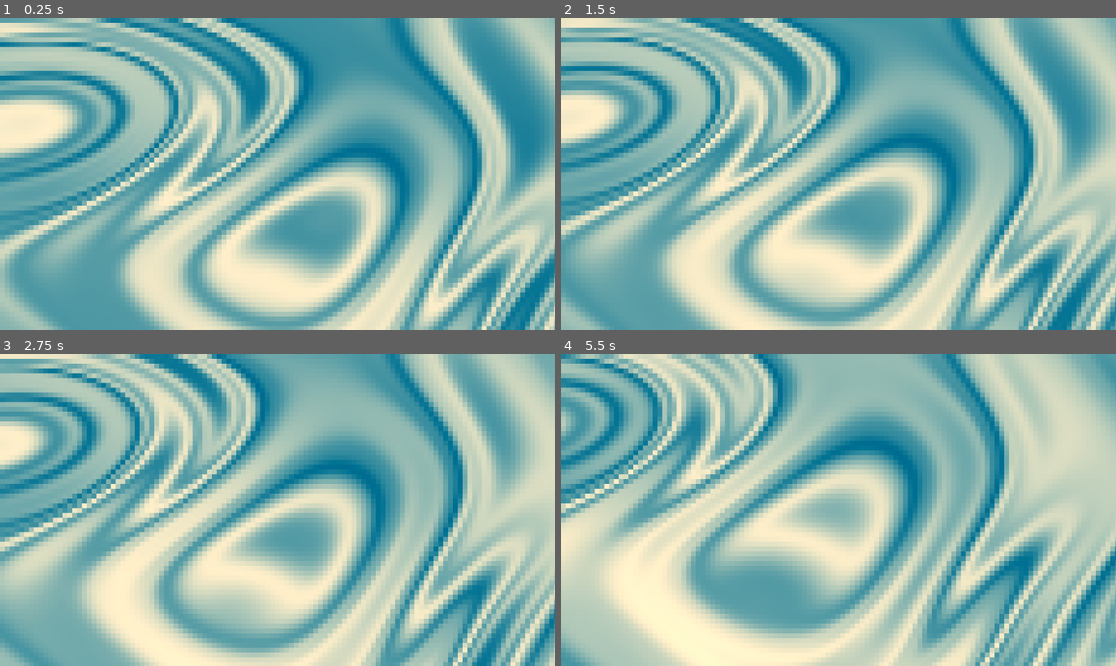
Above: before the commit, frames 1-4 (two rows, left to right).
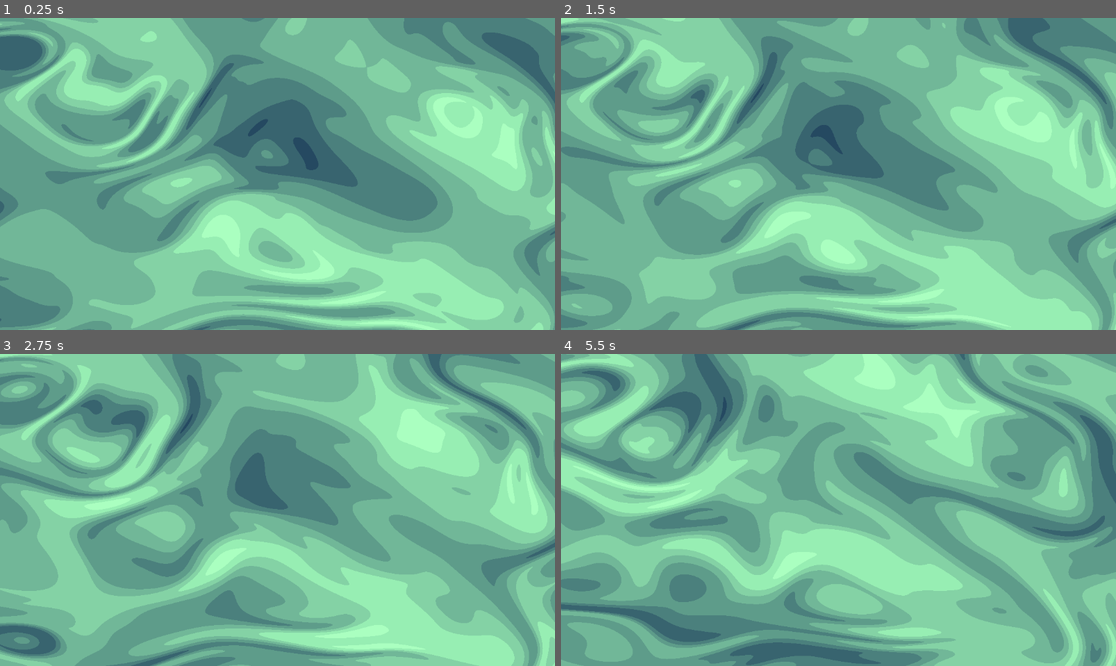
Above: after the commit, the same moments.

Repository: arrowira/godotShaderFractal
Game: Godot game, scene res://main.tscn
Same seed, same stepped clock (60 frames per second), same inputs: the game is played once before the commit and once after it.
Inputs (mouse positions are in pixels of both pictures, inside the frame that each line leads up to):
- Up to frame 1 (0.25 s): no input
- Up to frame 2 (1.5 s): move the mouse to (960, 158) at 0.52 s; move the mouse to (727, 189) at 1.27 s
- Up to frame 3 (2.75 s): move the mouse to (333, 441) at 2.02 s
- Up to frame 4 (5.5 s): move the mouse to (810, 572) at 2.77 s; move the mouse to (1005, 556) at 3.52 s; move the mouse to (672, 463) at 4.27 s; move the mouse to (866, 510) at 5.02 s

The runs differ from the first frame. In frame 1, 93% of the frame differs, in the area x 0-100%, y 0-100%; in frame 2, 92%; in frame 3, 92%; in frame 4, 94%.

Commit message:
sharpness mod

Diff:
--- a/fractal/fractal.gdshader
+++ b/fractal/fractal.gdshader
@@ -2,9 +2,12 @@
 uniform vec4 innerColor: source_color = vec4(0,0,0,1);
 uniform vec4 outerColor: source_color = vec4(0,0,0,1);
 
-const float scale = 5.0;
+uniform float scale = 5.0;
 uniform float timeMod = 3.0;
 uniform float pixelation = 10.0;
+uniform float bold = 10.0;
+uniform float sharp = 10.0;
+
 
 #define iTime (TIME*timeMod)
 
@@ -57,19 +60,19 @@
     float nx1 = mix(n01, n11, fade_xy.x);
     float nxy = mix(nx0, nx1, fade_xy.y);
 
-    return 10.0 * nxy; // Scale to roughly [-1, 1]
+    return bold * nxy; // Scale to roughly [-1, 1]
 }
 
 vec4 shade(float degree){
-	return mix(innerColor,outerColor, degree);
+	return mix(innerColor,outerColor, floor(degree*sharp)/sharp);
 }
 
 float pattern(vec2 uv){
-	return perlinNoise(uv + perlinNoise(uv+perlinNoise(uv+(iTime/5.0)))+iTime);
+	return perlinNoise(uv + perlinNoise(uv+perlinNoise(uv-iTime)) + iTime);
 }
 
 void fragment()
 {
 	vec2 uv = floor(UV/SCREEN_PIXEL_SIZE/pixelation)*pixelation*SCREEN_PIXEL_SIZE;
-	COLOR = shade(pattern(uv));
+	COLOR = shade(pattern(scale*uv + iTime));
 }
--- a/fractal/main.tscn
+++ b/fractal/main.tscn
@@ -1,18 +1,40 @@
-[gd_scene load_steps=4 format=3 uid="uid://fgcw1hu4ghl6"]
+[gd_scene load_steps=5 format=3 uid="uid://fgcw1hu4ghl6"]
 
 [ext_resource type="Shader" uid="uid://ck828wocep53v" path="res://fractal.gdshader" id="1_ig7tw"]
 [ext_resource type="Script" uid="uid://c2my3725p4uu4" path="res://color_rect.gd" id="2_0xm2m"]
 
+[sub_resource type="ShaderMaterial" id="ShaderMaterial_h2yge"]
+shader = ExtResource("1_ig7tw")
+shader_parameter/innerColor = Color(0, 0, 0, 0.3764706)
+shader_parameter/outerColor = Color(0.9137255, 0.9137255, 0.9137255, 0.10980392)
+shader_parameter/scale = 1.0
+shader_parameter/timeMod = 0.1
+shader_parameter/pixelation = 1.0
+shader_parameter/bold = 10.0
+shader_parameter/sharp = 10.0
+
 [sub_resource type="ShaderMaterial" id="ShaderMaterial_0xm2m"]
 shader = ExtResource("1_ig7tw")
-shader_parameter/innerColor = Color(0.50092757, 0.6917608, 0.68269753, 1)
-shader_parameter/outerColor = Color(0.23413244, 0.56115574, 0.62565047, 1)
+shader_parameter/innerColor = Color(0.3691067, 0.60938144, 0.54161394, 1)
+shader_parameter/outerColor = Color(0.14689097, 0.28609028, 0.38229984, 1)
+shader_parameter/scale = 3.0
 shader_parameter/timeMod = 0.1
-shader_parameter/pixelation = 10.0
+shader_parameter/pixelation = 1.0
+shader_parameter/bold = 5.0
+shader_parameter/sharp = 3.0
 
 [node name="Node2D" type="Node2D"]
 
 [node name="CanvasLayer" type="CanvasLayer" parent="."]
+
+[node name="ColorRect2" type="ColorRect" parent="CanvasLayer"]
+visible = false
+material = SubResource("ShaderMaterial_h2yge")
+anchors_preset = 15
+anchor_right = 1.0
+anchor_bottom = 1.0
+grow_horizontal = 2
+grow_vertical = 2
 
 [node name="ColorRect" type="ColorRect" parent="CanvasLayer"]
 material = SubResource("ShaderMaterial_0xm2m")
